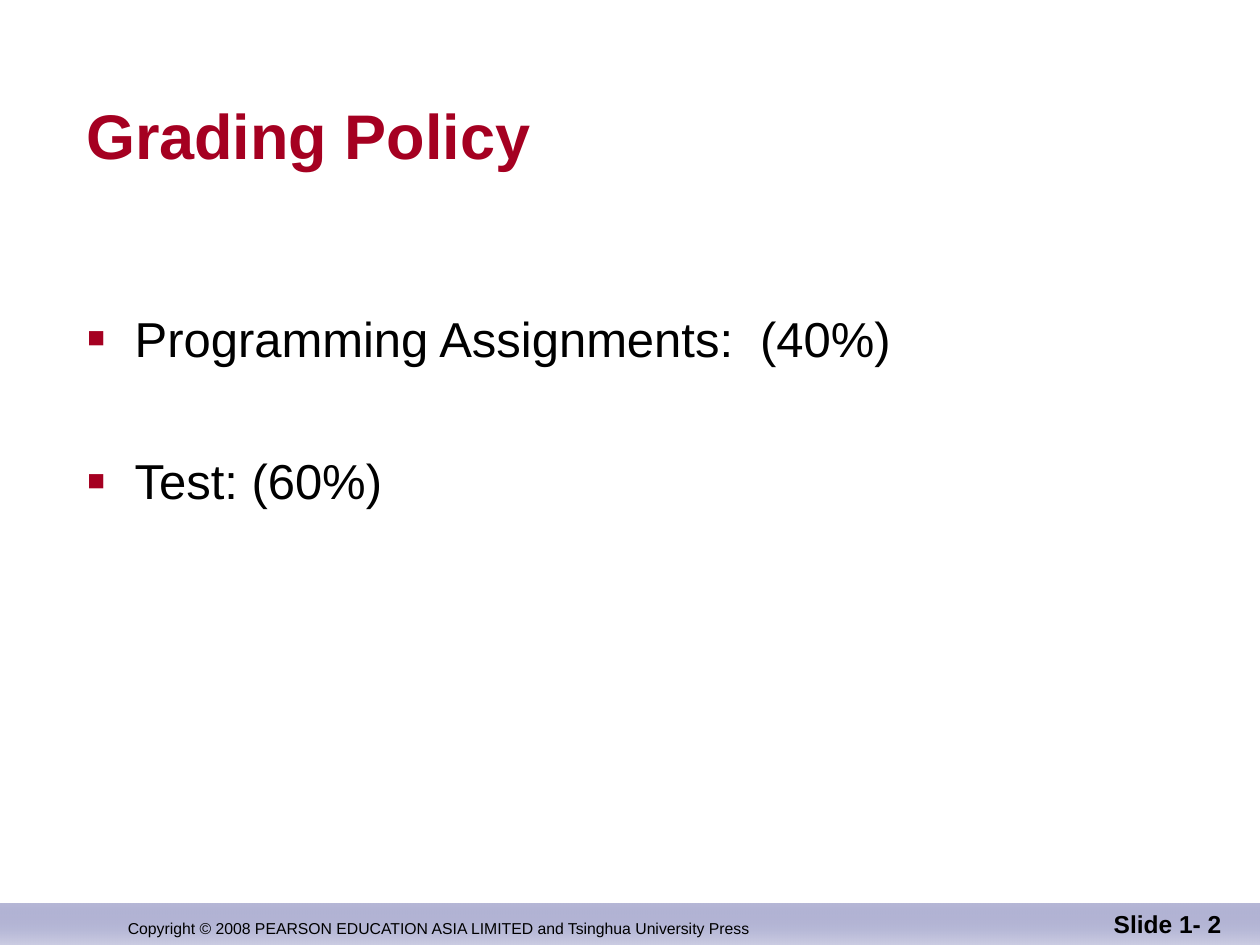
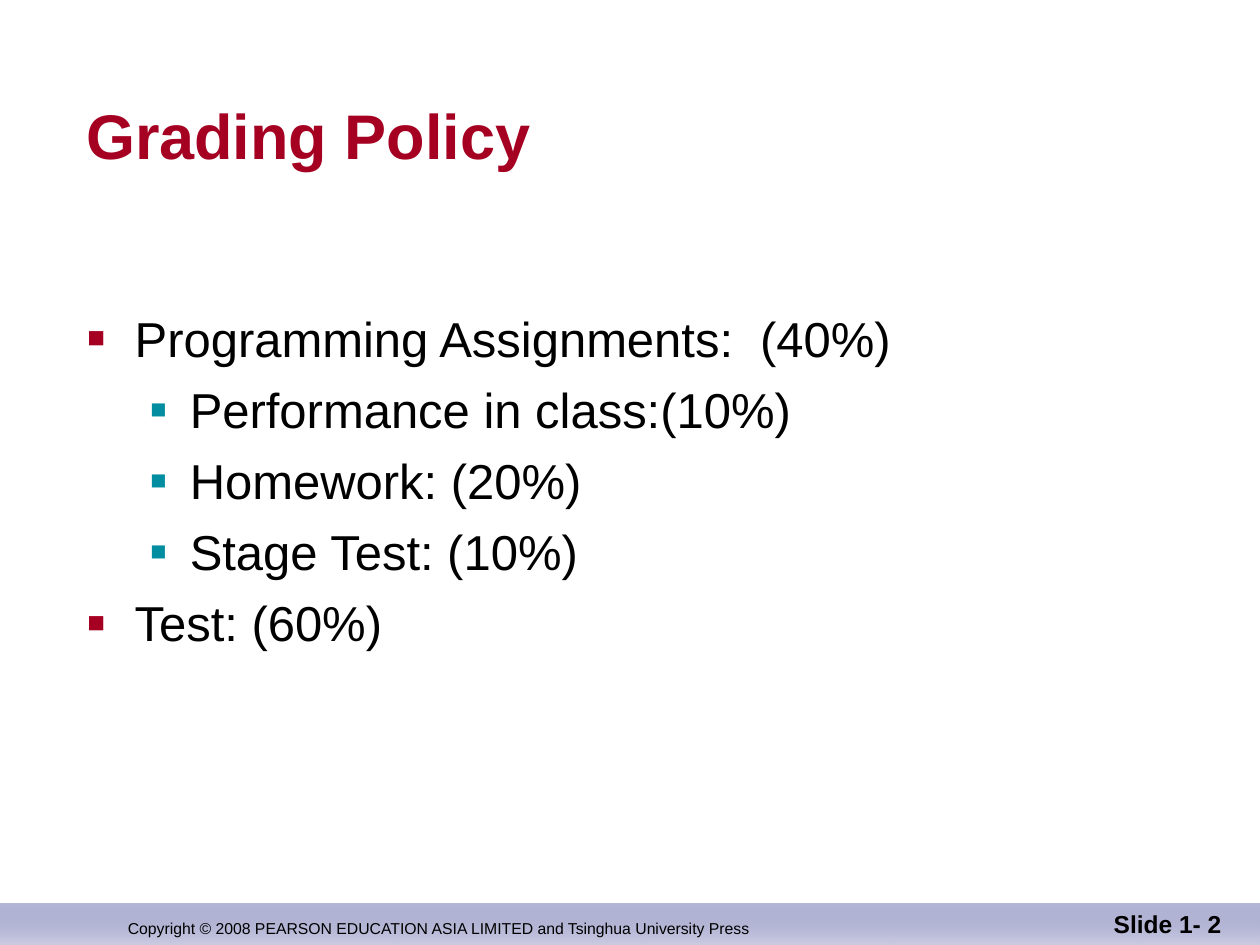
Before and after one commit to djuanbei/CPLUSPLUS, a slide deck: slide 2 of ppt/ch_01.ppt. Drawn at 1260x945 pixels with LibreOffice and Linux fonts; fonts in the diff are those of the drawing; background and template pictures are left out. Boxes give left, top, right and bottom in pixels: in the first picture for what was removed or moved away, otherwise in the second. Text is boxed around its words. In the diff, an @@ line names an element or a change of style, - is before the commit and + after.

Commit message:
ok

```diff
--- a/ppt/ch_01.ppt
+++ b/ppt/ch_01.ppt
@@ text at [190,392,791,580]: paragraphs added @@
+  ■ Performance in class:(10%)
+  ■ Homework: (20%)
+  ■ Stage Test: (10%)
```
Also in this commit, not shown: 2 other slides changed.
